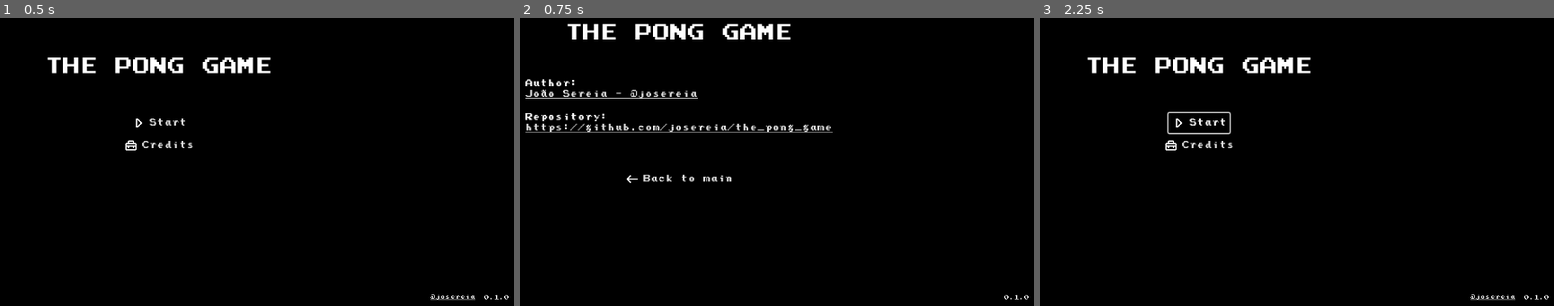
Above: before the commit, frames 1-3 (left to right).
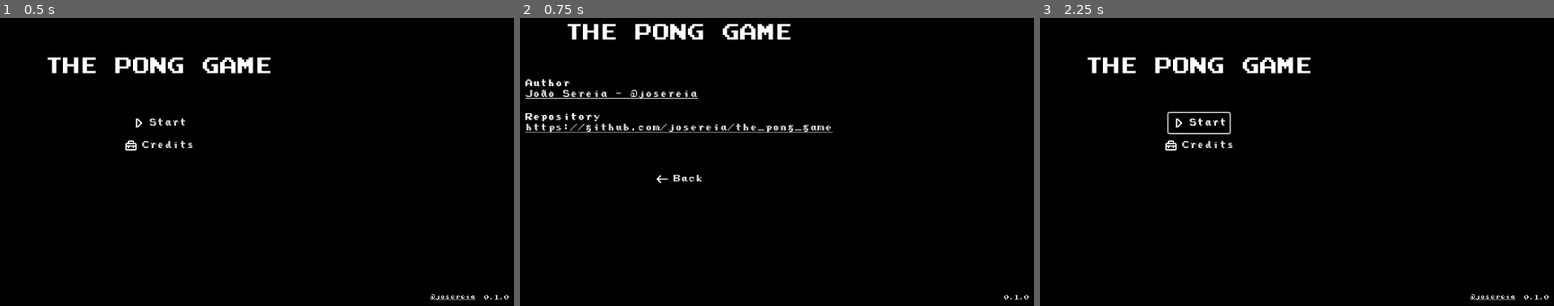
Above: after the commit, the same moments.

Repository: josereia/the_pong_game
Game: Godot game, scene res://scenes/main.tscn
Two runs of this game, one before a commit and one after it. Both use one fixed random seed, a clock stepped at 60 frames per second and the inputs below.
Inputs:
- Up to frame 1 (0.5 s): no input
- Up to frame 2 (0.75 s): click "Credits" at 0.5 s
- Up to frame 3 (2.25 s): click "Back to main" (after the commit: "Back") at 1.25 s; click "Start" at 2 s

Frame 1 is identical in both runs. In frame 2, 0.3% of the frame differs, in the area x 10-42%, y 21-58%; in frame 3, nothing differs.

Commit message:
feat(assets/translations): add translations(english and portuguese)

Diff:
--- /dev/null
+++ b/assets/translations/translations.csv
@@ -0,0 +1,6 @@
+key,en,pt
+START,Start,Início
+CREDITS,Credits,Créditos
+AUTHOR,Author,Autor
+REPOSITORY,Repository,Repositório
+BACK,Back,Voltar
--- a/project.godot
+++ b/project.godot
@@ -27,6 +27,10 @@
 
 project/assembly_name="pong"
 
+[internationalization]
+
+locale/translations=PackedStringArray("res://assets/translations/translations.en.translation", "res://assets/translations/translations.pt.translation")
+
 [rendering]
 
 textures/canvas_textures/default_texture_filter=0
--- a/scenes/credits.tscn
+++ b/scenes/credits.tscn
@@ -54,7 +54,7 @@
 layout_mode = 2
 theme = ExtResource("1_vwpw4")
 theme_override_font_sizes/font_size = 12
-text = "Author:"
+text = "AUTHOR"
 vertical_alignment = 1
 
 [node name="RepositoryButton" type="LinkButton" parent="CenterContainer/VBoxContainer/AuthorContainer"]
@@ -71,7 +71,7 @@
 layout_mode = 2
 theme = ExtResource("1_vwpw4")
 theme_override_font_sizes/font_size = 12
-text = "Repository:"
+text = "REPOSITORY"
 vertical_alignment = 1
 
 [node name="RepositoryButton" type="LinkButton" parent="CenterContainer/VBoxContainer/RepositoryContainer"]
@@ -85,7 +85,7 @@
 size_flags_horizontal = 4
 size_flags_vertical = 4
 theme = ExtResource("1_vwpw4")
-text = "Back to main"
+text = "BACK"
 icon = ExtResource("3_bxwh3")
 flat = true
 
--- a/scenes/main.tscn
+++ b/scenes/main.tscn
@@ -47,7 +47,7 @@
 size_flags_horizontal = 4
 size_flags_vertical = 4
 theme = ExtResource("1_luhml")
-text = "Start"
+text = "START"
 icon = ExtResource("2_jfqm4")
 flat = true
 
@@ -56,7 +56,7 @@
 size_flags_horizontal = 4
 size_flags_vertical = 4
 theme = ExtResource("1_luhml")
-text = "Credits"
+text = "CREDITS"
 icon = ExtResource("5_uf8sb")
 flat = true
 
Not shown, added: assets/translations/translations.csv.import
Binary file added: assets/translations/translations.en.translation
Binary file added: assets/translations/translations.pt.translation
